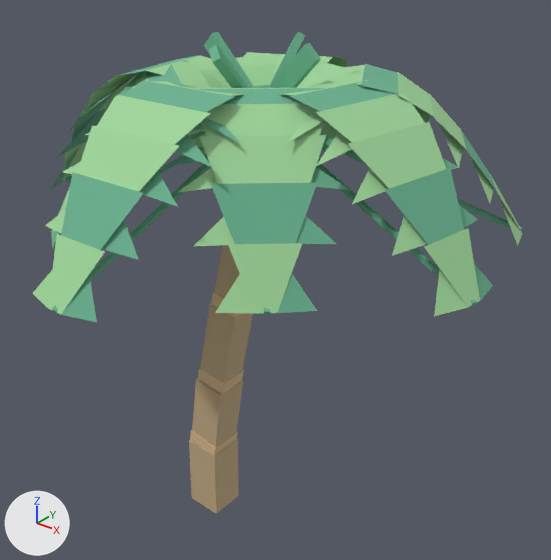
Renders of the glTF model assets/village/arena-3d/models/village/tree-palm.glb from each side of a commit.
Camera for both pictures: a 50 mm camera at (3.21, -3.82, 4.73) aimed at (0.04, 0.15, 2.27). Lighting does not change. The marker at lower left points along +X, +Y and +Z. The older version comes first. Where no turn or scale is listed for an object, it has been applied to the vertices.

Names of what the first picture shows: 'tree_palm_palm_dark', 'tree_palm_palm_light', 'tree_palm_trunk', 'tree_palm_trunk_light'.
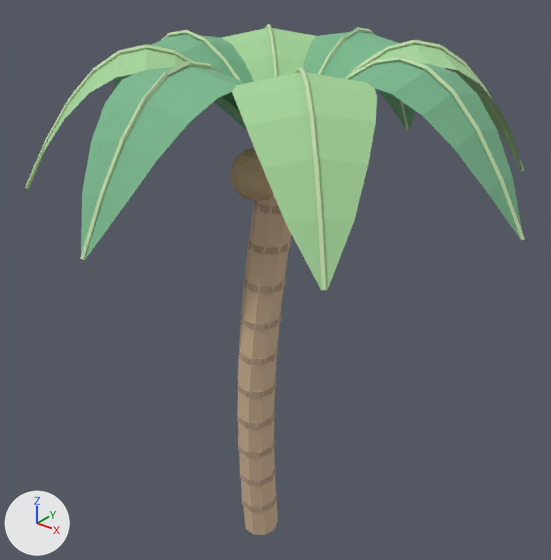
Where the change shows, as pixel boxes [x1, y1, x2, y2] in the pictures (551 x 560 px):
'tree_palm_palm_light', deleted (green): before [33, 52, 522, 316]
'tree_palm_palm_dark', reshaped, recoloured (9% shorter): before [49, 31, 522, 322]; after [25, 24, 525, 290]
'frond_light_mesh', added (green): after [28, 28, 523, 290]
'frond_mesh', added (green): after [81, 31, 522, 260]
'trunk_mesh', added (beige): after [238, 194, 291, 535]
'tree_palm_trunk', deleted (beige): before [189, 245, 253, 514]
'trunk_dark_mesh', added: after [237, 201, 292, 512]
'coconut_mesh', added (beige): after [230, 148, 273, 201]
'tree_palm_trunk_light', deleted: before [190, 291, 244, 455]
part 1 of me_tree_palm_palm_dark, deleted (green): before [49, 52, 496, 322]
part 2 of me_tree_palm_palm_dark, reshaped: before [51, 31, 522, 315]; after [25, 24, 525, 290]

What changed in the scene script:
```text
Change me_tree_palm_palm_dark:
    remove me_tree_palm_palm_dark.from_pydata(...)  # 401 vertices, 273 faces; spans x -1.75..1.75, y -1.74..1.71, z 2.77..4.0
    remove me_tree_palm_palm_dark.materials.append(mat_palm_dark)  # green #6ab290
    add me_tree_palm_palm_dark.from_pydata(...)  # 686 vertices, 1280 faces; spans x -1.44..1.88, y -1.66..1.66, z 3.11..4.0
    me_tree_palm_palm_dark part 1: 84 loose pieces with 273 vertices, spanning x -1.73..1.75, y -1.73..1.67, z 2.79..3.79, are deleted
    me_tree_palm_palm_dark part 2: 128 vertices removed from x -1.75..1.75, y -1.74..1.71, z 2.77..4.0; 686 vertices added at x -1.44..1.88, y -1.66..1.66, z 3.11..4.0
    add me_tree_palm_palm_dark.materials.append(mat_vein)  # green #c4dcad
Remove ob_tree_palm_trunk:
    ob_tree_palm_trunk = bpy.data.objects.new('tree_palm_trunk', me_tree_palm_trunk)
Remove ob_tree_palm_trunk_light:
    ob_tree_palm_trunk_light = bpy.data.objects.new('tree_palm_trunk_light', me_tree_palm_trunk_light)
Remove ob_tree_palm_palm_light:
    ob_tree_palm_palm_light = bpy.data.objects.new('tree_palm_palm_light', me_tree_palm_palm_light)
Add ob_coconut_mesh:
    ob_coconut_mesh = bpy.data.objects.new('coconut_mesh', me_coconut_geometry)  # an icosphere of 80 faces spanning x 0.22..0.58, y -0.18..0.18, z 2.998..3.353; an icosphere of 80 faces spanning x -0.05..0.31, y -0.336..0.024, z 2.998..3.353; an icosphere of 80 faces spanning x -0.05..0.31, y -0.024..0.336, z 2.998..3.353; in mat_coconut (beige #c4a883)
    ob_coconut_mesh.location = (0.0, 0.0, 0.0)
Add ob_frond_light_mesh:
    ob_frond_light_mesh = bpy.data.objects.new('frond_light_mesh', me_frond_light_geometry)  # 125 vertices, 160 faces; spans x -0.96..1.4, y -1.18..1.18, z 3.12..3.97; in mat_frond_light (green #a7d59b)
    ob_frond_light_mesh.location = (0.0, 0.0, 0.0)
Add ob_frond_mesh:
    ob_frond_mesh = bpy.data.objects.new('frond_mesh', me_frond_geometry)  # 127 vertices, 160 faces; spans x -1.43..1.87, y -1.65..1.65, z 3.12..3.97; in mat_frond (green #7ab88e)
    ob_frond_mesh.location = (0.0, 0.0, 0.0)
Add ob_trunk_dark_mesh:
    ob_trunk_dark_mesh = bpy.data.objects.new('trunk_dark_mesh', me_trunk_dark_geometry)  # 200 vertices, 360 faces; spans x -0.14..0.33, y -0.24..0.12, z 0.28..2.98; in mat_trunk_dark (beige #b49b83)
    ob_trunk_dark_mesh.location = (0.0, 0.0, 0.0)
Add ob_trunk_mesh:
    ob_trunk_mesh = bpy.data.objects.new('trunk_mesh', me_trunk_geometry)  # 210 vertices, 396 faces; spans x -0.14..0.36, y -0.23..0.14, z 0.0..3.27; in mat_trunk (beige #d4b898)
    ob_trunk_mesh.location = (0.0, 0.0, 0.0)
```
